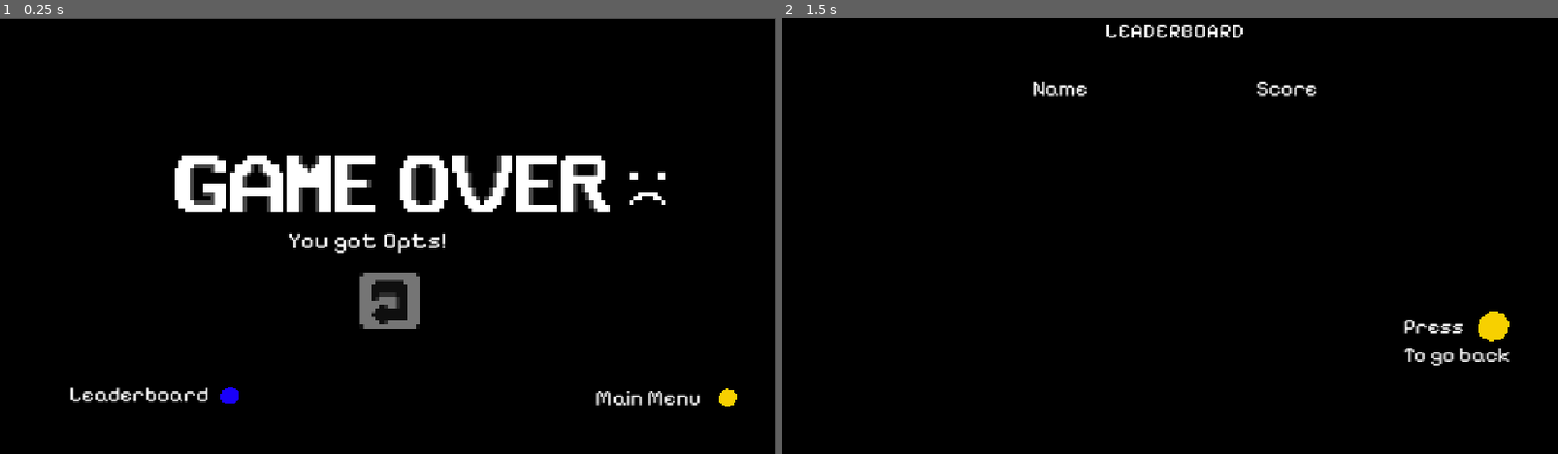
Above: before the commit, frames 1-2 (left to right).
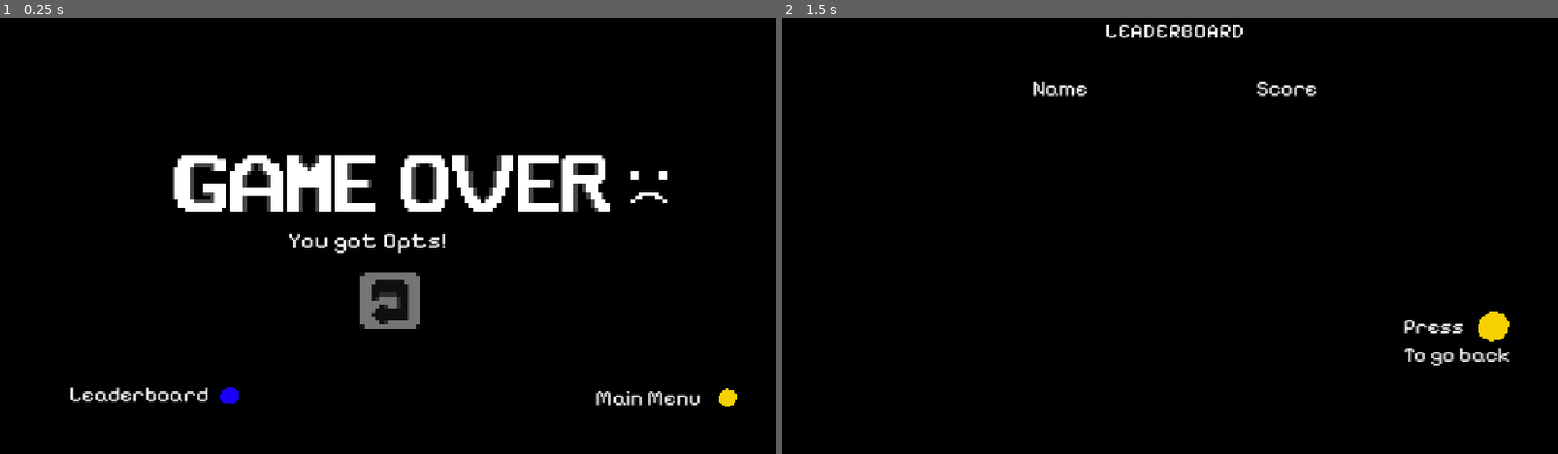
Above: after the commit, the same moments.

Repository: akhakhakh/Project-2.1-Light-Festival
Game: Godot game, scene res://scenes_stacker/GameOver.tscn
The game is run twice, just before and just after one commit, with the same random seed, the same clock (stepped at 60 frames per second) and the same inputs. This scene is started directly instead of the project's main scene.
Inputs:
- Up to frame 1 (0.25 s): no input
- Up to frame 2 (1.5 s): tap Enter at 0.5, 1.25 s; hold Up (blue_button) 0.53-1.28 s; tap Left (green_button) at 1.35 s

The runs differ from the first frame. In frame 1, 1.2% of the frame differs, in the area x 0-100%, y 0-100%; in frame 2, nothing differs.

Commit message:
fixed visual issues

Diff:
--- a/stacker_game/stacker-prototype/scenes_stacker/GameOver.tscn
+++ b/stacker_game/stacker-prototype/scenes_stacker/GameOver.tscn
@@ -9,8 +9,8 @@
 script = ExtResource("1_d8mpk")
 
 [node name="GameOverImage" type="Sprite2D" parent="."]
-position = Vector2(575.5, 324.49997)
-scale = Vector2(0.59843755, 0.5972222)
+position = Vector2(575.99994, 324)
+scale = Vector2(0.59999996, 0.6)
 texture = ExtResource("2_wu2do")
 
 [node name="Label" type="Label" parent="."]
